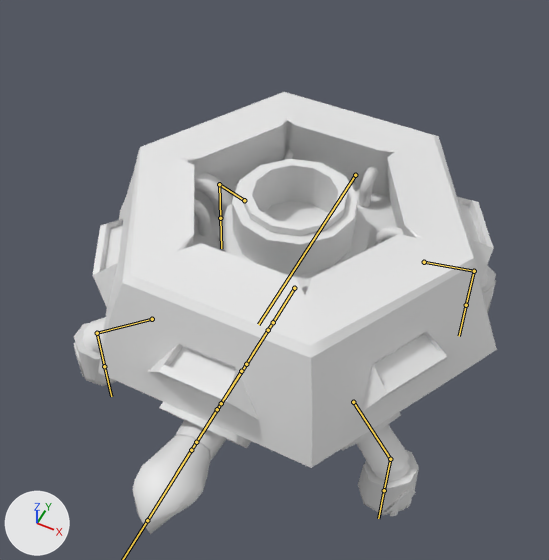
Two versions of the FBX model Space Rescue/Assets/Art/Models/MyEnemies/EnemyTurtle.fbx, one commit apart.
Camera for both pictures: a 50 mm camera at (1.77, -3.93, 5.56) aimed at (0.03, -0.43, 1.2). Lighting does not change. The marker at lower left points along +X, +Y and +Z. Both versions are drawn at frame 51 of the action 'Armature|Attack(Neck)'; the numbers are the values there. The bones that bend it are drawn over the model as lines.

The first picture shows "LED's", 'Lava', 'Turtle'.
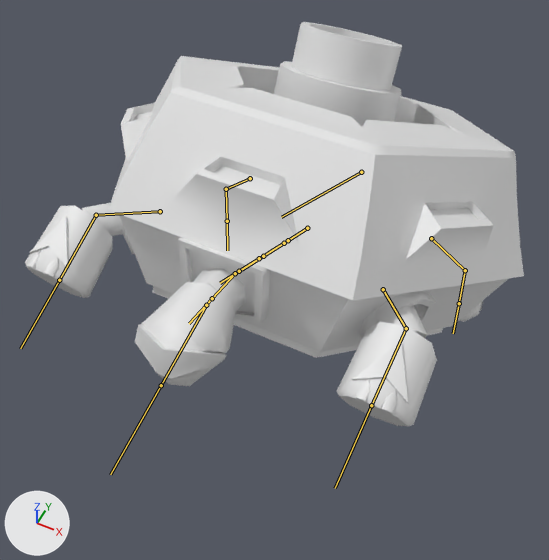
Where the change shows, as pixel boxes [x1, y1, x2, y2] in the pictures (549 x 560 px):
'Turtle', posed (18% wider, 9% shorter): before [73, 92, 497, 534]; after [25, 22, 524, 426]
"LED's", posed (25% shorter): before [104, 92, 485, 524]; after [124, 56, 516, 380]
bone 'Shell', root to tip: before (355, 175) to (258, 324); after (361, 172) to (281, 217)
bone 'NeckPiston', root to tip: before (294, 288) to (273, 322); after (307, 228) to (288, 240)
bone 'NeckPiston.003', root to tip: before (217, 409) to (196, 442); after (235, 273) to (212, 298)
bone 'Head', root to tip: before (191, 450) to (147, 520); after (206, 305) to (161, 385)
bone 'UpperLeg.R', root to tip: before (353, 402) to (390, 459); after (383, 289) to (406, 328)
bone 'LowerLeg.R', root to tip: before (390, 459) to (384, 490); after (406, 328) to (371, 405)
bone 'UpperLeg.R.001', root to tip: before (424, 262) to (474, 271); after (431, 238) to (465, 270)
bone 'LowerLeg.R.001', root to tip: before (474, 271) to (466, 305); after (465, 270) to (459, 303)
bone 'UpperLeg.L', root to tip: before (152, 319) to (97, 333); after (160, 211) to (96, 215)
bone 'LowerLeg.L', root to tip: before (97, 333) to (104, 366); after (96, 215) to (59, 280)
bone 'UpperLeg.L.001', root to tip: before (244, 200) to (219, 184); after (250, 178) to (226, 189)
bone 'LowerLeg.L.001', root to tip: before (219, 184) to (220, 218); after (226, 189) to (227, 221)

Diff of the bpy script that builds the scene:
```diff
--- a/Space Rescue/Assets/Art/Models/MyEnemies/EnemyTurtle.fbx.py
+++ b/Space Rescue/Assets/Art/Models/MyEnemies/EnemyTurtle.fbx.py
@@ bone_shell @@
 bone_shell = bpy.data.objects['Armature'].pose.bones['Shell']
-bone_shell.location = (0.0, 0.0, 0.0)
-bone_shell.rotation_quaternion = (1.0, 0.0, 0.0, 0.0)  # degrees (0, 0, 0)
+bone_shell.location = (0.0, -0.17, 0.1)
+bone_shell.rotation_quaternion = (0.971, -0.239, 0.0, 0.0)  # degrees (-28, 0, 0)
@@ bone_neckpiston @@
 bone_neckpiston = bpy.data.objects['Armature'].pose.bones['NeckPiston']  # child of 'Shell'
-bone_neckpiston.location = (0.0, -1.7, -0.03)
+bone_neckpiston.location = (0.0, -1.72, -0.03)
@@ bone_neckpiston_003 @@
 bone_neckpiston_003 = bpy.data.objects['Armature'].pose.bones['NeckPiston.003']  # child of 'NeckJoint.006'
-bone_neckpiston_003.rotation_quaternion = (1.0, 0.0, 0.0, 0.0)  # degrees (0, 0, 0)
+bone_neckpiston_003.rotation_quaternion = (0.99, 0.141, 0.0, 0.0)  # degrees (16, 0, 0)
@@ bone_head @@
 bone_head = bpy.data.objects['Armature'].pose.bones['Head']  # child of 'NeckJoint.007'
-bone_head.rotation_quaternion = (1.0, 0.0, 0.0, 0.0)  # degrees (0, 0, 0)
+bone_head.rotation_quaternion = (0.977, 0.213, 0.0, 0.0)  # degrees (25, 0, 0)
@@ bone_upperleg_r @@
 bone_upperleg_r = bpy.data.objects['Armature'].pose.bones['UpperLeg.R']  # child of 'Shell'
-bone_upperleg_r.location = (0.0, 0.0, 0.0)
-bone_upperleg_r.rotation_quaternion = (1.0, 0.0, 0.0, 0.0)  # degrees (0, 0, 0)
+bone_upperleg_r.location = (0.02, -0.02, -0.02)
+bone_upperleg_r.rotation_quaternion = (0.972, -0.088, -0.039, 0.215)  # degrees (-11, -2, 25)
@@ bone_lowerleg_r @@
 bone_lowerleg_r = bpy.data.objects['Armature'].pose.bones['LowerLeg.R']  # child of 'UpperLeg.R'
-bone_lowerleg_r.rotation_quaternion = (1.0, 0.0, 0.0, 0.0)  # degrees (0, 0, 0)
-bone_lowerleg_r.scale = (1.0, 1.0, 1.0)
+bone_lowerleg_r.rotation_quaternion = (0.939, -0.183, 0.279, 0.085)  # degrees (-21, 34, 4)
+bone_lowerleg_r.scale = (1.16, 1.16, 1.16)
@@ bone_upperleg_r_001 @@
 bone_upperleg_r_001 = bpy.data.objects['Armature'].pose.bones['UpperLeg.R.001']  # child of 'Shell'
-bone_upperleg_r_001.rotation_quaternion = (1.0, 0.0, 0.0, 0.0)  # degrees (0, 0, 0)
+bone_upperleg_r_001.rotation_quaternion = (0.986, 0.141, 0.088, 0.002)  # degrees (16, 10, 2)
@@ bone_lowerleg_r_001 @@
 bone_lowerleg_r_001 = bpy.data.objects['Armature'].pose.bones['LowerLeg.R.001']  # child of 'UpperLeg.R.001'
-bone_lowerleg_r_001.rotation_quaternion = (1.0, 0.0, 0.0, 0.0)  # degrees (0, 0, 0)
+bone_lowerleg_r_001.rotation_quaternion = (0.957, -0.036, -0.04, -0.284)  # degrees (-3, -6, -33)
@@ bone_upperleg_l @@
 bone_upperleg_l = bpy.data.objects['Armature'].pose.bones['UpperLeg.L']  # child of 'Shell'
-bone_upperleg_l.location = (0.0, 0.0, 0.0)
-bone_upperleg_l.rotation_quaternion = (1.0, 0.0, 0.0, 0.0)  # degrees (0, 0, 0)
+bone_upperleg_l.location = (-0.01, -0.01, -0.02)
+bone_upperleg_l.rotation_quaternion = (0.975, -0.09, 0.035, -0.199)  # degrees (-11, 2, -23)
@@ bone_lowerleg_l @@
 bone_lowerleg_l = bpy.data.objects['Armature'].pose.bones['LowerLeg.L']  # child of 'UpperLeg.L'
-bone_lowerleg_l.rotation_quaternion = (1.0, 0.0, 0.0, 0.0)  # degrees (0, 0, 0)
-bone_lowerleg_l.scale = (1.0, 1.0, 1.0)
+bone_lowerleg_l.rotation_quaternion = (0.939, -0.183, -0.279, -0.085)  # degrees (-21, -34, -4)
+bone_lowerleg_l.scale = (1.16, 1.16, 1.16)
@@ bone_upperleg_l_001 @@
 bone_upperleg_l_001 = bpy.data.objects['Armature'].pose.bones['UpperLeg.L.001']  # child of 'Shell'
-bone_upperleg_l_001.rotation_quaternion = (1.0, 0.0, 0.0, 0.0)  # degrees (0, 0, 0)
+bone_upperleg_l_001.rotation_quaternion = (0.986, 0.141, -0.088, -0.002)  # degrees (16, -10, -2)
@@ bone_lowerleg_l_001 @@
 bone_lowerleg_l_001 = bpy.data.objects['Armature'].pose.bones['LowerLeg.L.001']  # child of 'UpperLeg.L.001'
-bone_lowerleg_l_001.rotation_quaternion = (1.0, 0.0, 0.0, 0.0)  # degrees (0, 0, 0)
+bone_lowerleg_l_001.rotation_quaternion = (0.957, -0.036, 0.04, 0.284)  # degrees (-3, 6, 33)
```
